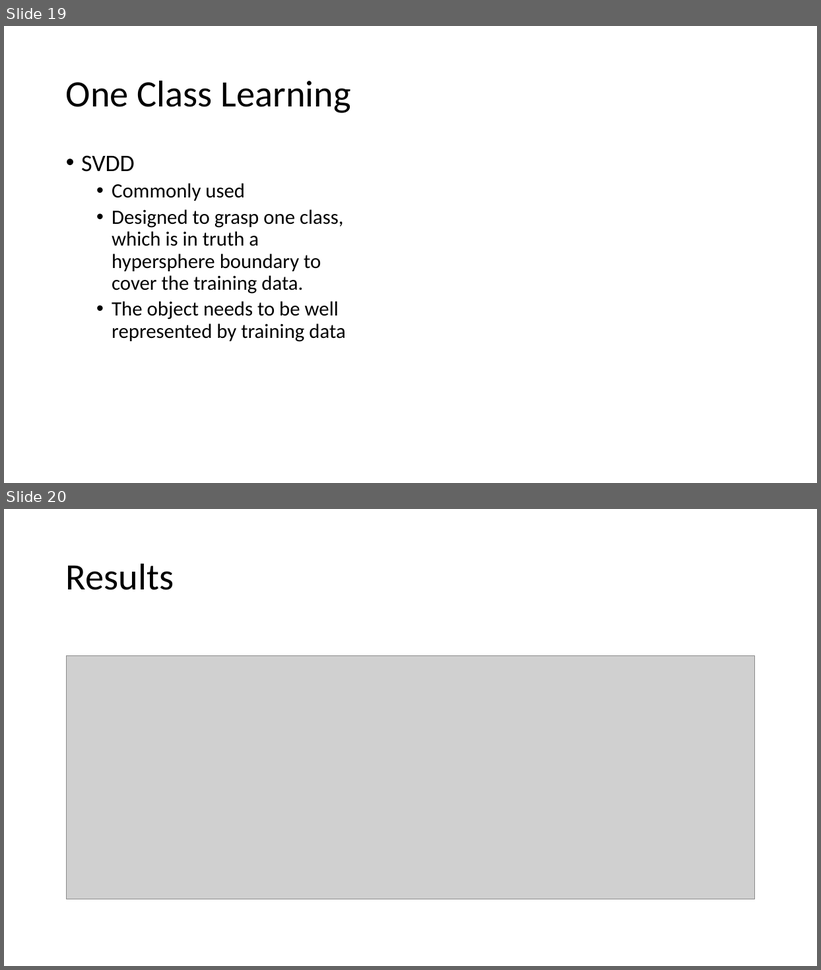
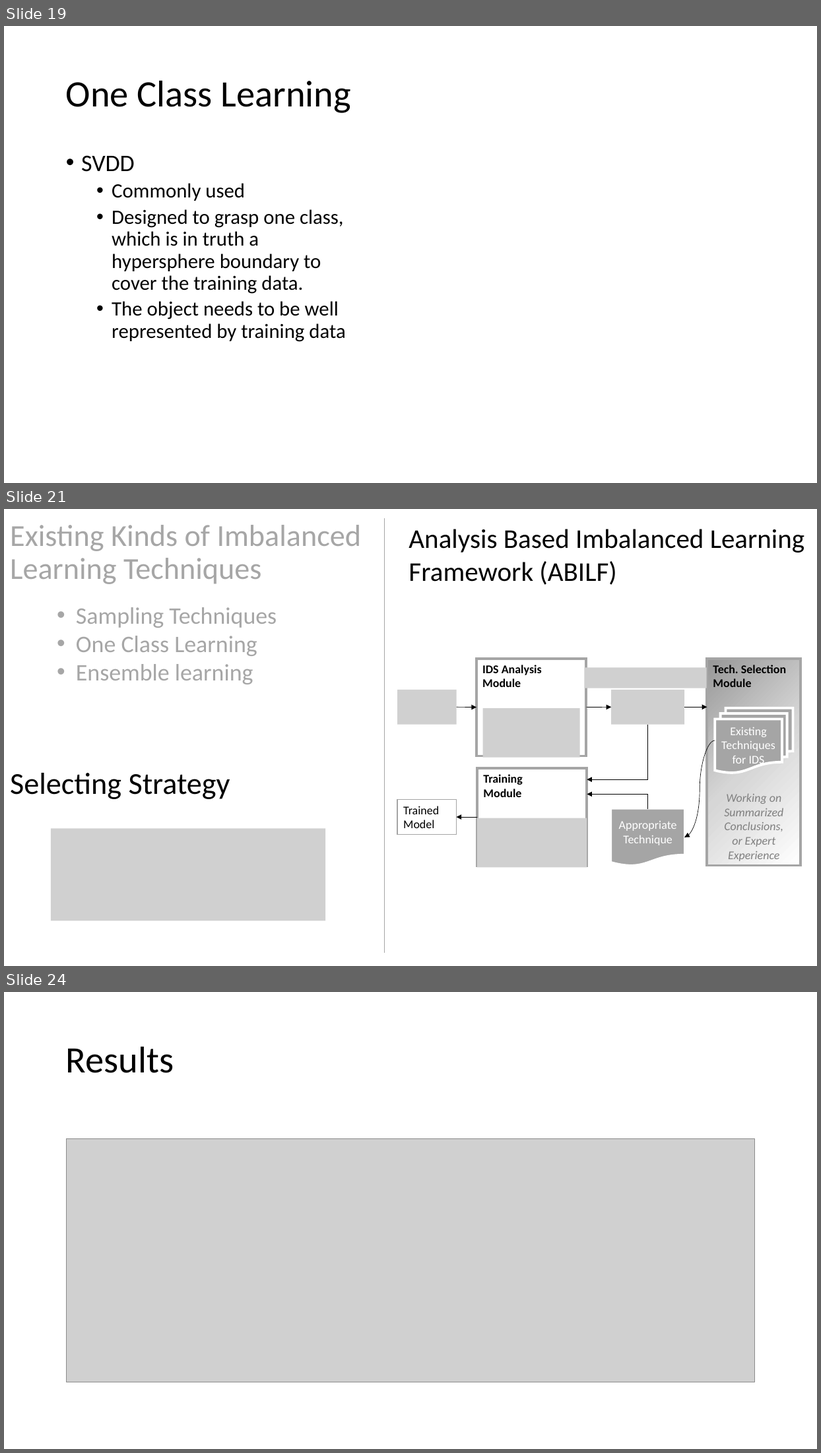
Before and after one commit to RKDSOne/ids, a slide deck: slides&notes/Learning on imbalanced data.pptx. Shown one above the other, each under a label of ours: slides 19 and 20 before the commit, slides 19, 21 and 24 after it; the slides between them are not shown. The pictures are 821x970 and 821x1453 pixels, drawn with LibreOffice and Linux fonts; fonts in the diff are those of the drawing; grey boxes stand for pictures. Boxes give left, top, right and bottom in pixels: in the first picture for what was removed or moved away, otherwise in the second. Text is boxed around its words. In the diff, an @@ line names an element or a change of style, - is before the commit and + after.

```diff
--- a/slides&notes/Learning on imbalanced data.pptx
+++ b/slides&notes/Learning on imbalanced data.pptx
@@ slide 21 added at bbox=[4, 509, 817, 966], background #FFFFFF @@
@@ title added at bbox=[10, 525, 362, 584], 36 pt, text #A6A6A6 @@
+Existing Kinds of Imbalanced Learning Techniques
@@ line added from (385, 518) to (385, 954), #A5A5A5 0.5 pt @@
@@ text added at bbox=[409, 529, 805, 585], 32 pt, text #000000 @@
+Analysis Based Imbalanced Learning Framework (ABILF)
@@ text added at bbox=[76, 607, 277, 685], 28 pt, text #A6A6A6 @@
+• Sampling Techniques
+• One Class Learning
+• Ensemble learning
@@ picture added at bbox=[585, 667, 708, 689] @@
@@ text added at bbox=[10, 773, 230, 799], 36 pt, text #000000 @@
+Selecting Strategy
@@ group added at bbox=[397, 658, 801, 867]: 4 pictures, 4 rectangles, 4 arrows, 2 elbow arrows, 1 flow chart document, 1 flow chart multidocument, 1 text, 1 curved arrow @@
+Appropriate Technique
+Tech. Selection Module
+Existing Techniques for IDS
+Working on
+Summarized Conclusions,
+or Expert Experience
+IDS Analysis Module
+Training
+Module
+Trained
+Model
@@ picture added at bbox=[51, 828, 326, 921] @@
@@ what was slide 20 is now slide 24 @@
```
Also in this commit, not shown: 3 slides changed, 3 other slides added.
